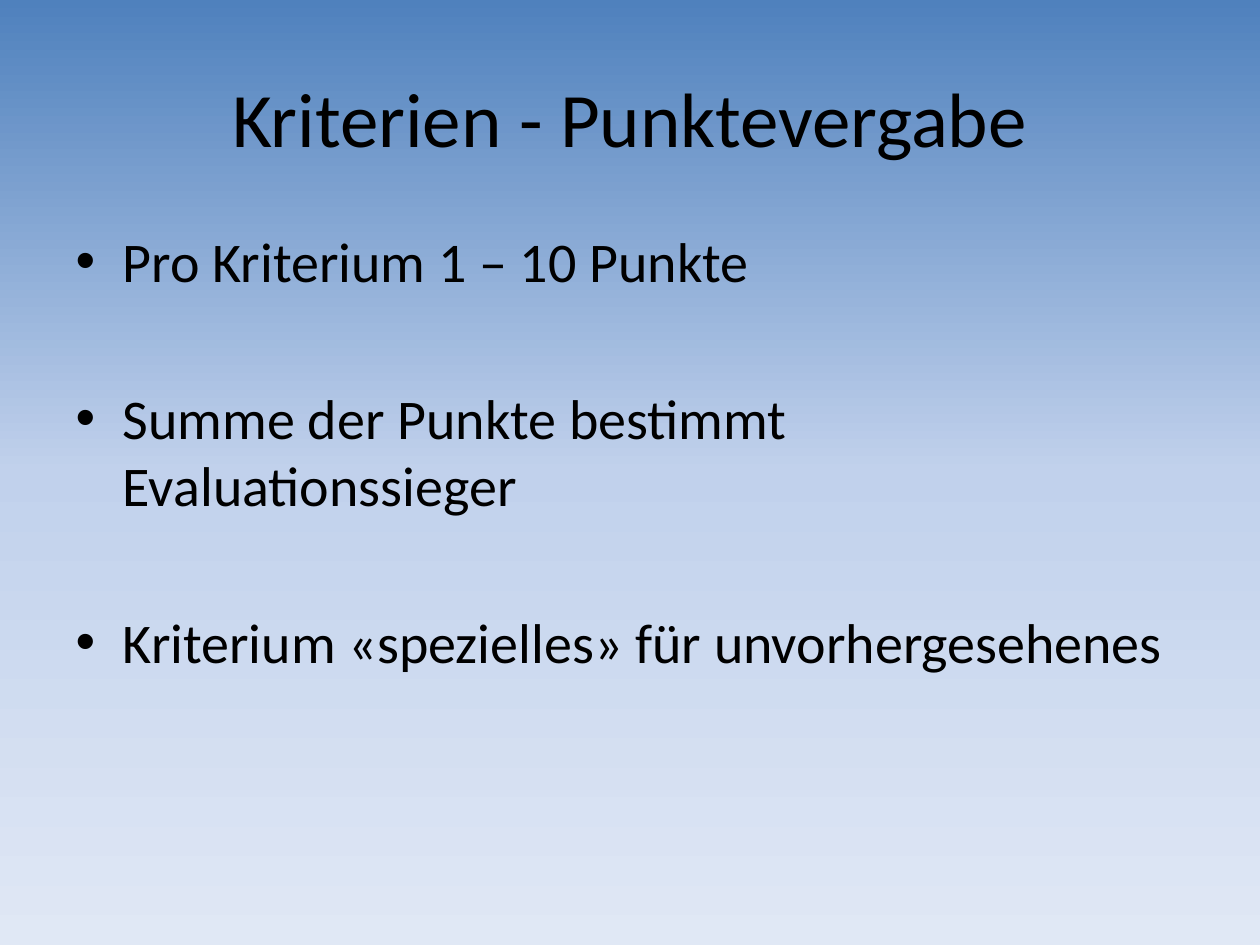
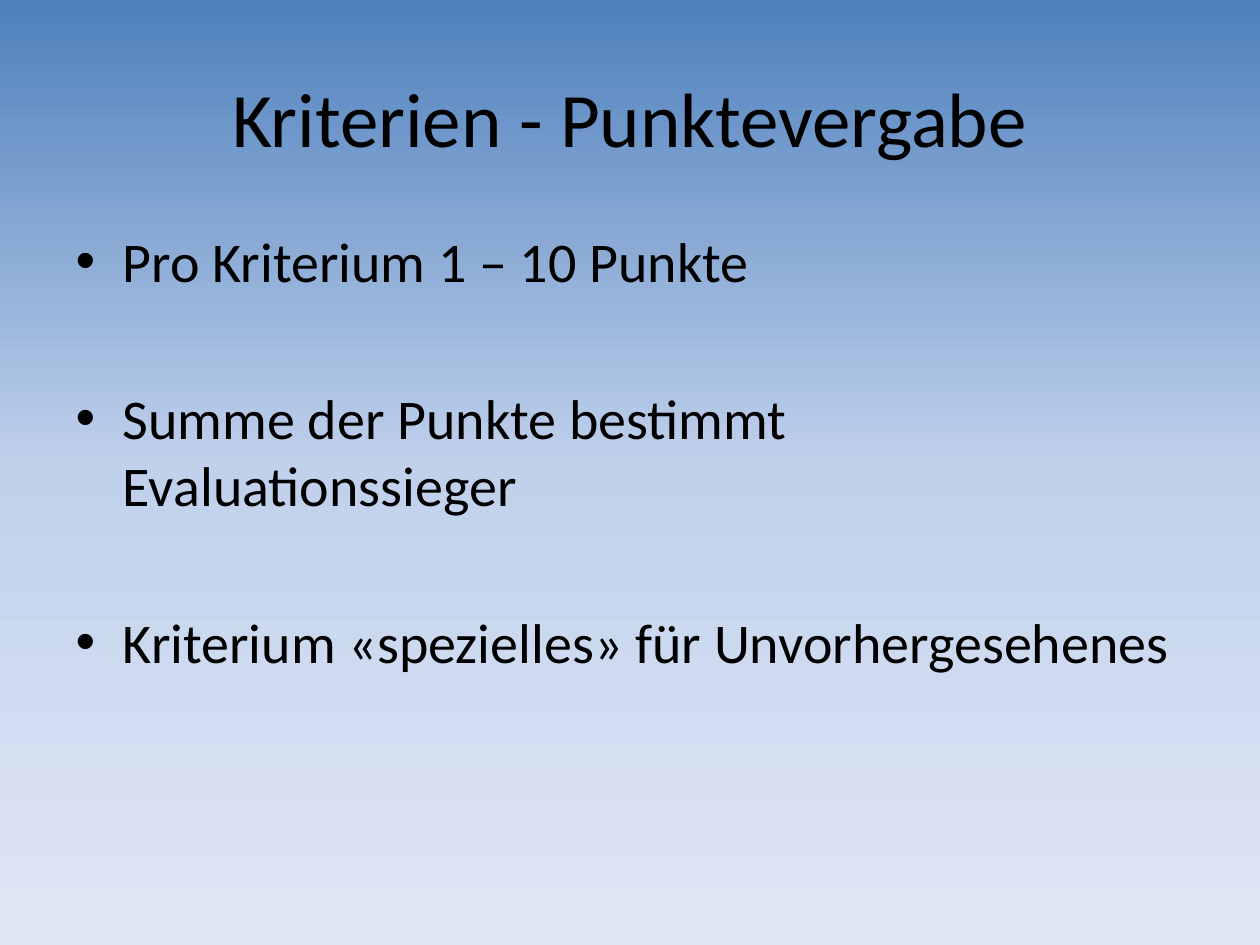
Before and after one commit to mtwords/hand-held, a slide deck: slide 3 of Documents/10_Frameworks_Presentation.pptx. Drawn at 1260x945 pixels with LibreOffice and Linux fonts; fonts in the diff are those of the drawing. Boxes give left, top, right and bottom in pixels: in the first picture for what was removed or moved away, otherwise in the second. Text is boxed around its words. In the diff, an @@ line names an element or a change of style, - is before the commit and + after.

```diff
--- a/Documents/10_Frameworks_Presentation.pptx
+++ b/Documents/10_Frameworks_Presentation.pptx
@@ text at box(123, 624, 1168, 673): text changed @@
-• Kriterium «spezielles» für unvorhergesehenes
+• Kriterium «spezielles» für Unvorhergesehenes
```
Also in this commit, not shown: 3 other slides changed, 2 slides added, 5 slides removed.
